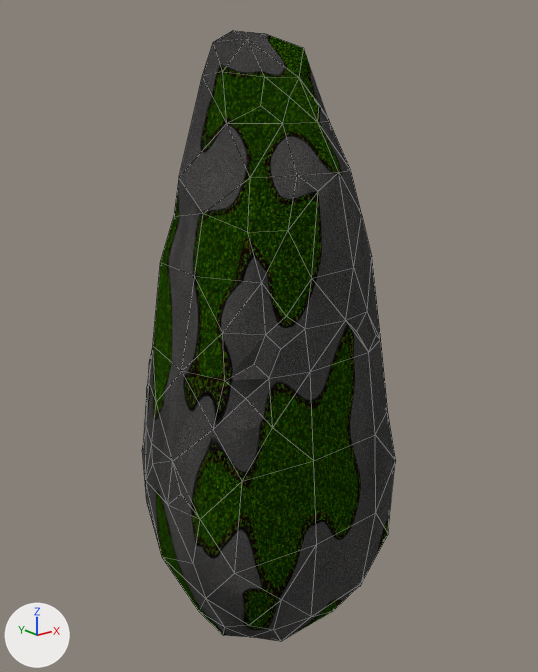
The Blender file Rollin'Sky/Assets/Models/Rock1.blend, before and after one commit.
Both versions are drawn from a 50 mm camera at (-3.63, -4.61, 3.4) aimed at (0.04, -0.03, 1.57). Arrows for +X, +Y and +Z are at lower left; the lights stay in place. Mesh edges are drawn as thin lines.

Before the edit, the objects in view are built like this:
```python
ob_sphere = bpy.data.objects.new('Sphere', me_sphere_002)
ob_sphere.location = (0.0, 0.0, 0.0)
```
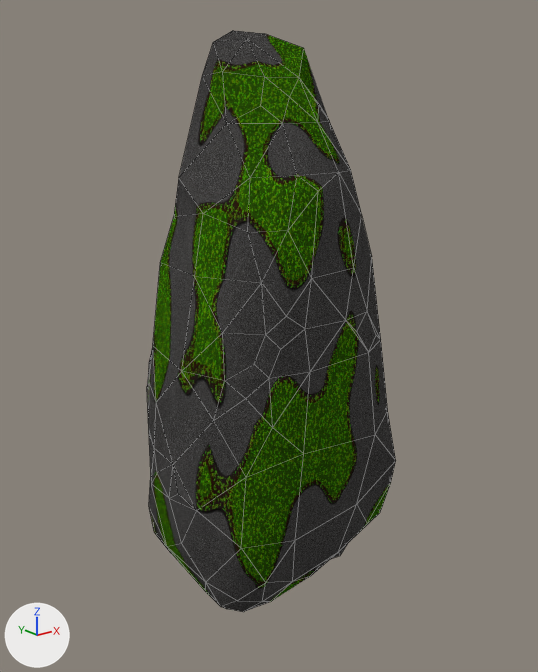
Pixel boxes (x1, y1, x2, y2) of what changed, in the pictures (538 x 672 px; the box of a moved part takes in the faces that stretch with it):
'Sphere', surface changed, reshaped
    before: (142, 30, 396, 642)
    after: (147, 30, 396, 612)
part 1 of me_sphere_002, moved or reshaped
    before: (142, 352, 396, 642)
    after: (147, 352, 396, 612)

Edits to the bpy script that builds the scene:
```text
Change mat_material_001:
    remove # nodes: BsdfPrincipled, Bump, Math x2, Mix x9, OutputMaterial, TexNoise x4, TexVoronoi x2, ValToRGB x9
    remove # colours: black #000000, white #ffffff, green #00ff00, brown #482b16, black #323232, dark grey #585858, black #1b1106, green #2eff00
    nodes: BsdfPrincipled, Bump x2, Math x3, Mix x10, OutputMaterial, TexNoise x4, TexVoronoi x3, ValToRGB x10, VectorMath
    colours: black #000000, white #ffffff, dark grey #585858, black #1b1106, green #2eff00, yellow #bcb400, black #080604, black #323232
Change me_sphere_002:
    used by ob_sphere; location = (0.0, 0.0, 0.0)
    remove me_sphere_002.from_pydata(...)  # 175 vertices, 263 faces; spans x -1.09..1.1, y -0.89..0.88, z -0.78..3.91
    add me_sphere_002.from_pydata(...)  # 175 vertices, 263 faces; spans x -1.06..1.1, y -0.81..0.88, z -0.58..3.91
    me_sphere_002 part 1: 58 of 175 vertices moved; they spanned x -1.09..0.88, y -0.89..0.87, z -0.78..1.17 and now span x -1.06..0.76, y -0.78..0.78, z -0.58..1.21; mean shift (-0.02, 0.04, 0.1); largest move (0.17, -0.73, -0.76) -> (0.09, -0.54, -0.48)
```
